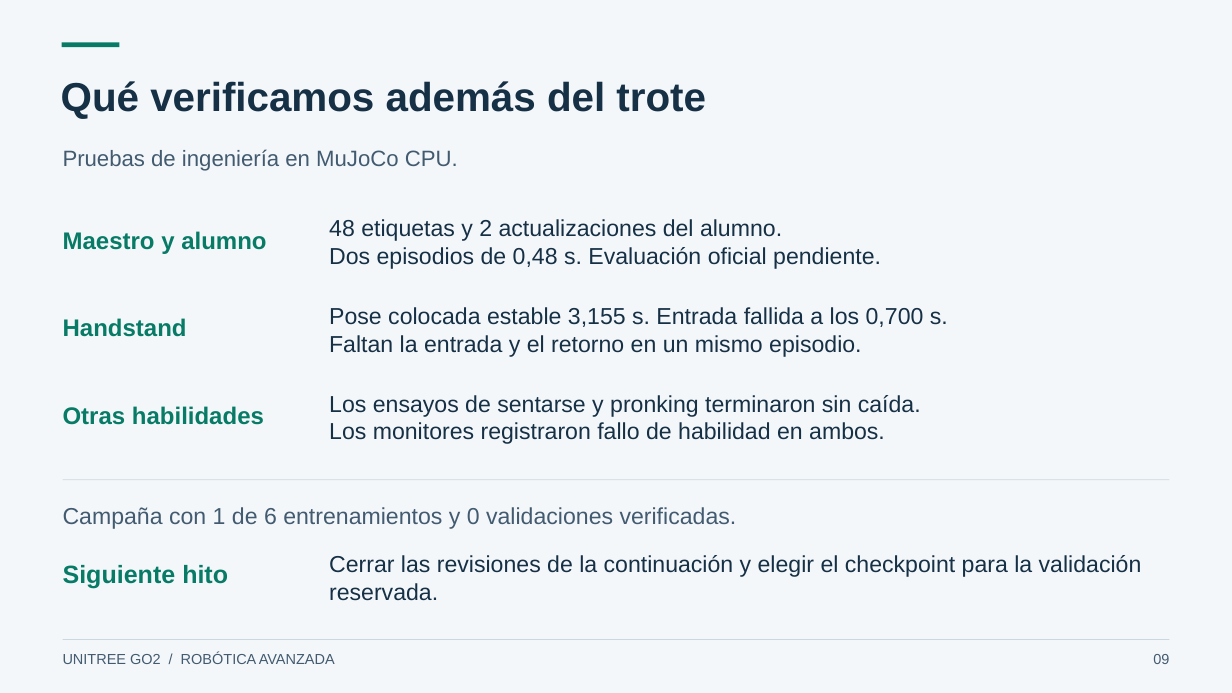
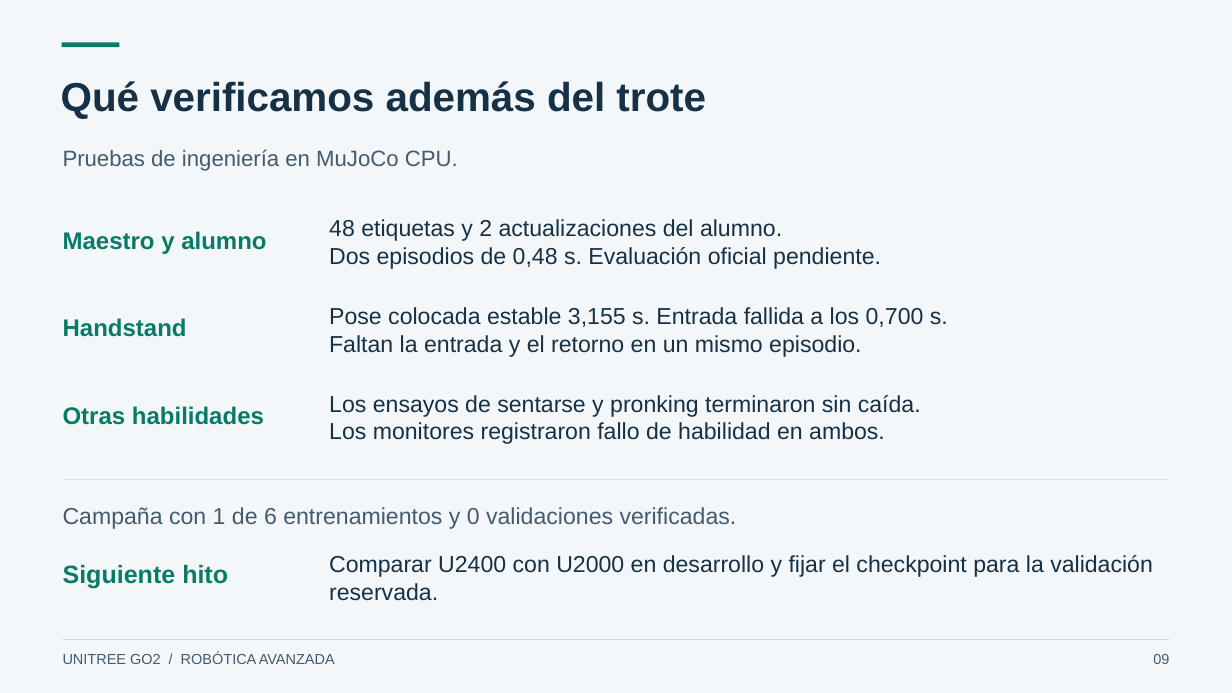
Before and after one commit to daca2022/go2-rl-deploy, a slide deck: slide 9 of docs/academico/Presentacion-Go2.pptx. Drawn at 1232x693 pixels with LibreOffice and Linux fonts; fonts in the diff are those of the drawing. Boxes give left, top, right and bottom in pixels: in the first picture for what was removed or moved away, otherwise in the second. Text is boxed around its words. In the diff, an @@ line names an element or a change of style, - is before the commit and + after.

```diff
--- a/docs/academico/Presentacion-Go2.pptx
+++ b/docs/academico/Presentacion-Go2.pptx
@@ text at [329, 555, 1153, 601]: text changed @@
-Cerrar las revisiones de la continuación y elegir el checkpoint para la validación reservada.
+Comparar U2400 con U2000 en desarrollo y fijar el checkpoint para la validación reservada.
```
Also in this commit, not shown: 1 other slide changed, 11 other files.
